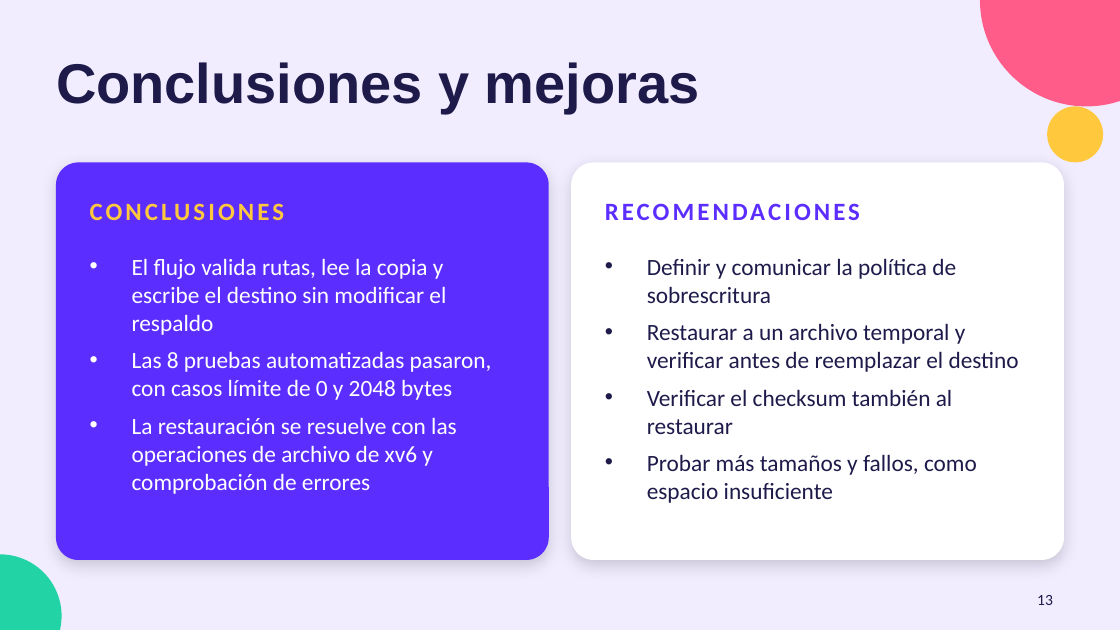
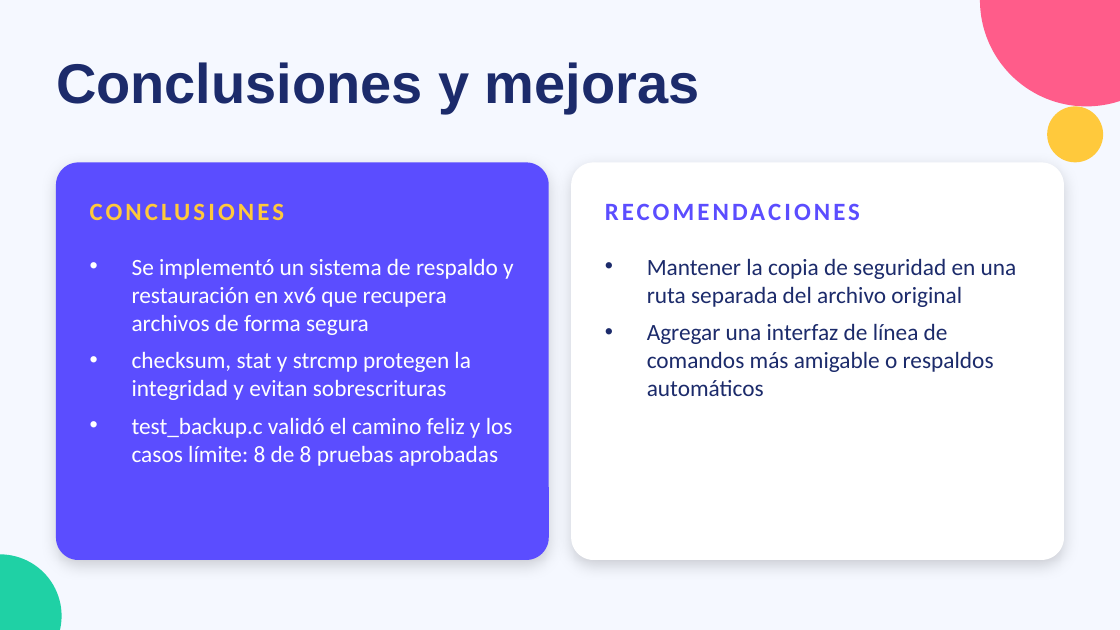
Before and after one commit to jhonatancarrillo/xv6-trabajoFinal, a slide deck: slide 18 of documentacion/restauracion_xv6_canva.pptx (slide 13 before the commit). Drawn at 1120x630 pixels with LibreOffice and Linux fonts; fonts in the diff are those of the drawing. Boxes give left, top, right and bottom in pixels: in the first picture for what was removed or moved away, otherwise in the second. Text is boxed around its words. In the diff, an @@ line names an element or a change of style, - is before the commit and + after.

```diff
--- a/documentacion/restauracion_xv6_canva.pptx
+++ b/documentacion/restauracion_xv6_canva.pptx
@@ background #F1EDFF to #F5F8FF @@
@@ title "Conclusiones y mejoras" at <box>56,62,700,113</box>: text colour #1E1B4B to #1C2B6B @@
@@ rounded rectangle at <box>56,162,549,560</box>: fill #5B2EFF to #5B4DFF @@
@@ text "CONCLUSIONES" at <box>90,196,515,235</box>: text colour #FFC83D to #FFC93C @@
@@ text "RECOMENDACIONES" at <box>605,203,860,220</box>: text colour #5B2EFF to #5B4DFF @@
@@ text at <box>132,259,514,466</box>: text changed @@
-• El flujo valida rutas, lee la copia y escribe el destino sin modificar el respaldo
-• Las 8 pruebas automatizadas pasaron, con casos límite de 0 y 2048 bytes
-• La restauración se resuelve con las operaciones de archivo de xv6 y comprobación de errores
+• Se implementó un sistema de respaldo y restauración en xv6 que recupera archivos de forma segura
+• checksum, stat y strcmp protegen la integridad y evitan sobrescrituras
+• test_backup.c validó el camino feliz y los casos límite: 8 de 8 pruebas aprobadas
@@ text at <box>647,258,1017,396</box>: text changed; text colour #1E1B4B to #1C2B6B @@
-• Definir y comunicar la política de sobrescritura
-• Restaurar a un archivo temporal y verificar antes de reemplazar el destino
-• Verificar el checksum también al restaurar
-• Probar más tamaños y fallos, como espacio insuficiente
+• Mantener la copia de seguridad en una ruta separada del archivo original
+• Agregar una interfaz de línea de comandos más amigable o respaldos automáticos
@@ ellipse at <box>0,554,62,630</box>: fill #22D3A6 to #1FD1A5 @@
@@ page number removed at <box>1037,595,1053,605</box> @@
-13
```
Also in this commit, not shown: 12 other slides changed, 6 slides added, 1 slide removed.
